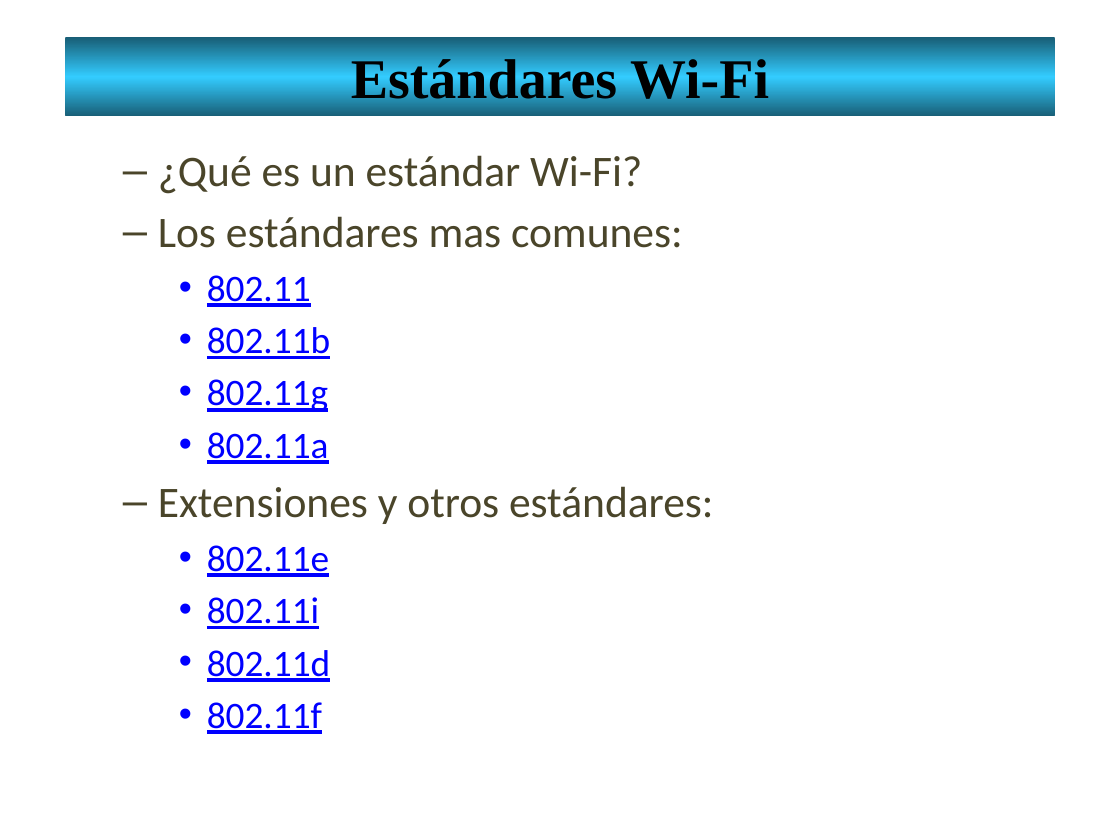
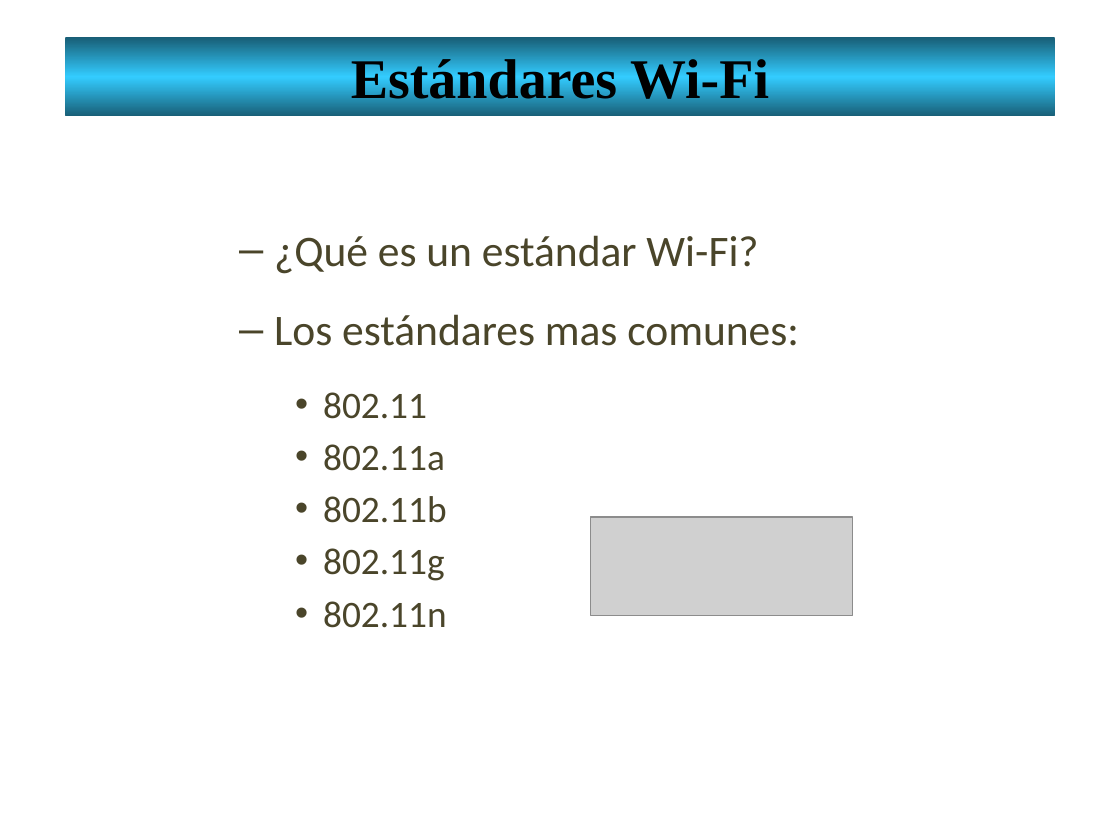
Before and after one commit to lizetheP/Redes1, a slide deck: slide 4 of CalendarioAgo20/Presentaciones/13_RedesInalambricas.pptx. Drawn at 1120x840 pixels with LibreOffice and Linux fonts; fonts in the diff are those of the drawing; grey boxes stand for pictures. Boxes give left, top, right and bottom in pixels: in the first picture for what was removed or moved away, otherwise in the second. Text is boxed around its words. In the diff, an @@ line names an element or a change of style, - is before the commit and + after.

```diff
--- a/CalendarioAgo20/Presentaciones/13_RedesInalambricas.pptx
+++ b/CalendarioAgo20/Presentaciones/13_RedesInalambricas.pptx
@@ text "¿Qué es un estándar Wi-Fi?": place and size @@
-text "¿Qué es un estándar Wi-Fi?" at (158,155,713,734)
+text "¿Qué es un estándar Wi-Fi?" at (274,235,799,628)
@@ text at (274,235,799,581): text colour #0000FF to #4A452A, underline off in "802.11", "802.11b", "802.11g"; more space between paragraphs @@
@@ text at (323,444,445,471): paragraph added @@
+    • 802.11a
@@ picture added at (591,517,853,616) @@
@@ text at (323,601,447,628): text changed; text colour #0000FF to #4A452A @@
-    • 802.11a
-  – Extensiones y otros estándares:
-    • 802.11e
-    • 802.11i
-    • 802.11d
-    • 802.11f
+    • 802.11n
```
Also in this commit, not shown: 2 other slides changed, 1 other file.
